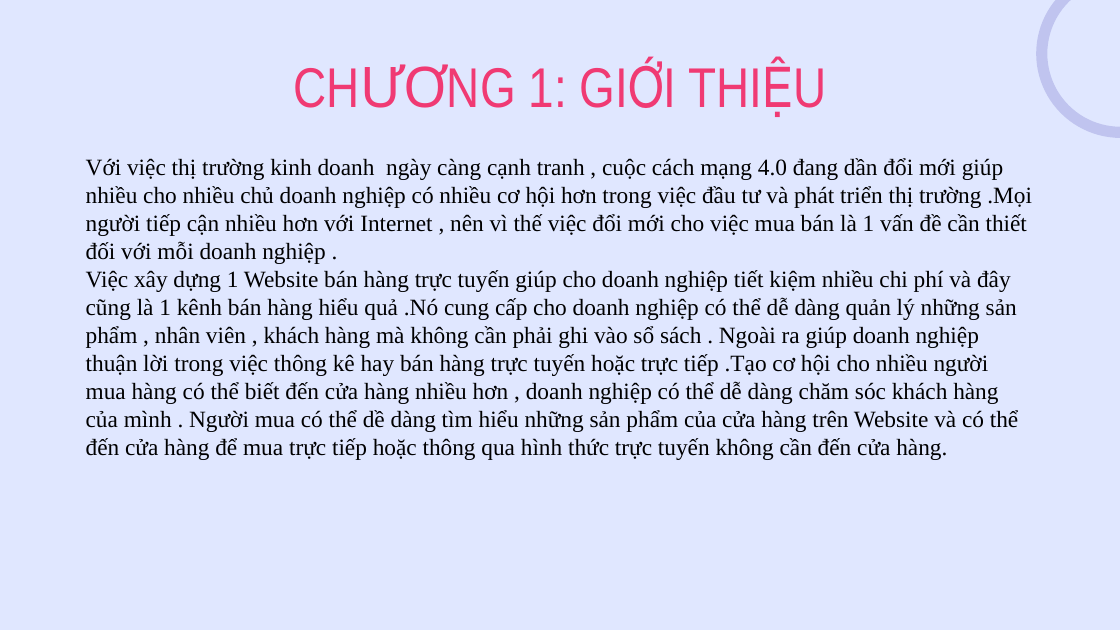
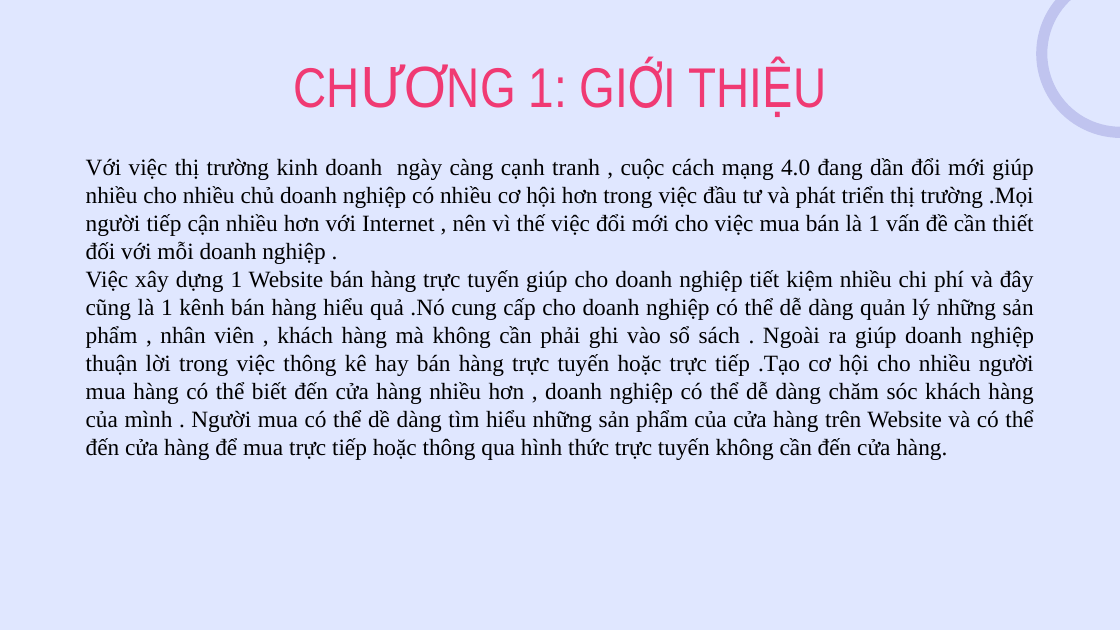
Before and after one commit to hoangtuandrive/GearVM, a slide deck: slide 2 of Báo Cáo/Nhom77_Final/Nhom77_PPT.pptx. Drawn at 1120x630 pixels with LibreOffice and Linux fonts; fonts in the diff are those of the drawing. Boxes give left, top, right and bottom in pixels: in the first picture for what was removed or moved away, otherwise in the second. Text is boxed around its words. In the diff, an @@ line names an element or a change of style, - is before the commit and + after.

```diff
--- a/Báo Cáo/Nhom77_Final/Nhom77_PPT.pptx
+++ b/Báo Cáo/Nhom77_Final/Nhom77_PPT.pptx
@@ text "Với việc thị trường kinh ..." at bbox=[86, 158, 1034, 460]: alignment left to justified @@
```
Also in this commit, not shown: 6 other slides changed, 7 slides added, 4 slides removed, 2 other files.
